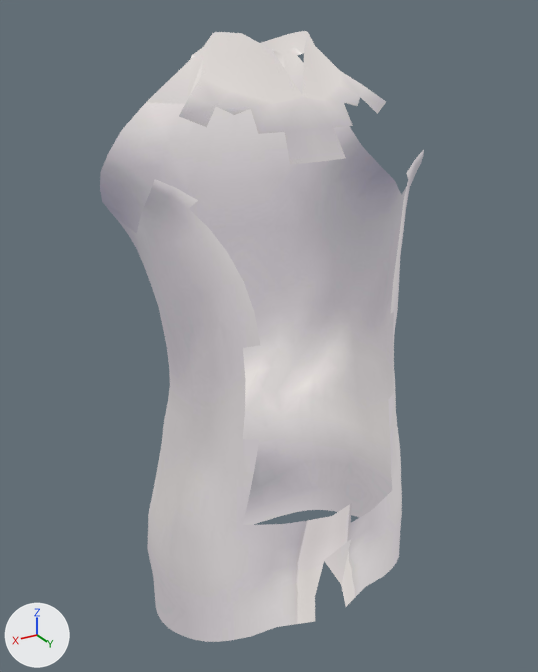
A saved change to the glTF model parts/tops_street_tee_male_1.glb.
Rendered twice from a 50 mm camera at (0.39, 0.628, 1.495) aimed at (0.007, -0.011, 1.176). The axes (+X, +Y, +Z) are drawn at lower left. The lights are the same throughout. The first picture is the older version. Vertices at exactly the same position are counted once.

Before the edit, the objects in view are built like this:
```python
me_mesh_003 = bpy.data.meshes.new('Mesh.003')
me_mesh_003.from_pydata(...)  # 785 vertices, 1400 faces; spans x -0.167..0.167, y -0.112..0.112, z 0.862..1.481
me_mesh_003.materials.append(mat_fabric_1_11470604)
ob_shirt_quads = bpy.data.objects.new('shirt_quads', me_mesh_003)
ob_shirt_quads.location = (0.0, 0.0, 0.0)
```
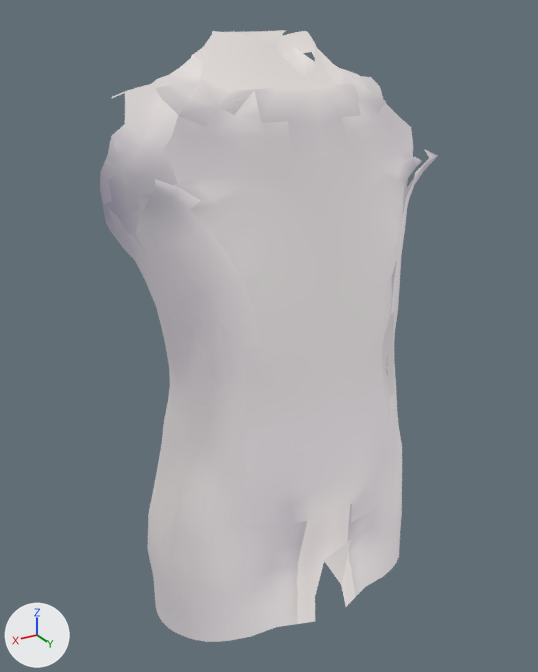
Location of each change, (x1, y1, x2, y2) in pixels of the pictures (538 x 672 px; the box of a moved part takes in the faces that stretch with it):
'shirt_quads', reshaped: before (100, 31, 424, 642); after (100, 30, 438, 642)
part 1 of me_mesh_003, added: after (104, 30, 422, 562)
part 2 of me_mesh_003, moved or reshaped: before (100, 33, 424, 586); after (100, 34, 438, 586)

Edits to the bpy script that builds the scene:
```text
Change me_mesh_003:
    used by ob_shirt_quads; location = (0.0, 0.0, 0.0)
    remove me_mesh_003.from_pydata(...)  # 785 vertices, 1400 faces; spans x -0.167..0.167, y -0.112..0.112, z 0.862..1.481
    add me_mesh_003.from_pydata(...)  # 1842 vertices, 3123 faces; spans x -0.171..0.171, y -0.122..0.112, z 0.862..1.481
    me_mesh_003 part 1: a new loose piece of 947 vertices spanning x -0.169..0.169, y -0.093..0.111, z 0.933..1.481, in mat_fabric_1_11470604
    me_mesh_003 part 2: 265 vertices moved from x -0.164..0.164, y -0.093..0.092, z 0.996..1.467 to x -0.171..0.171, y -0.122..0.093, z 0.996..1.473; 20 vertices removed from x -0.155..0.155, y 0.003..0.05, z 0.972..1.314; 44 vertices added at x -0.158..0.158, y 0.003..0.051, z 0.972..1.314
    other edits to the shape of me_mesh_003 do not show in these pictures
```
